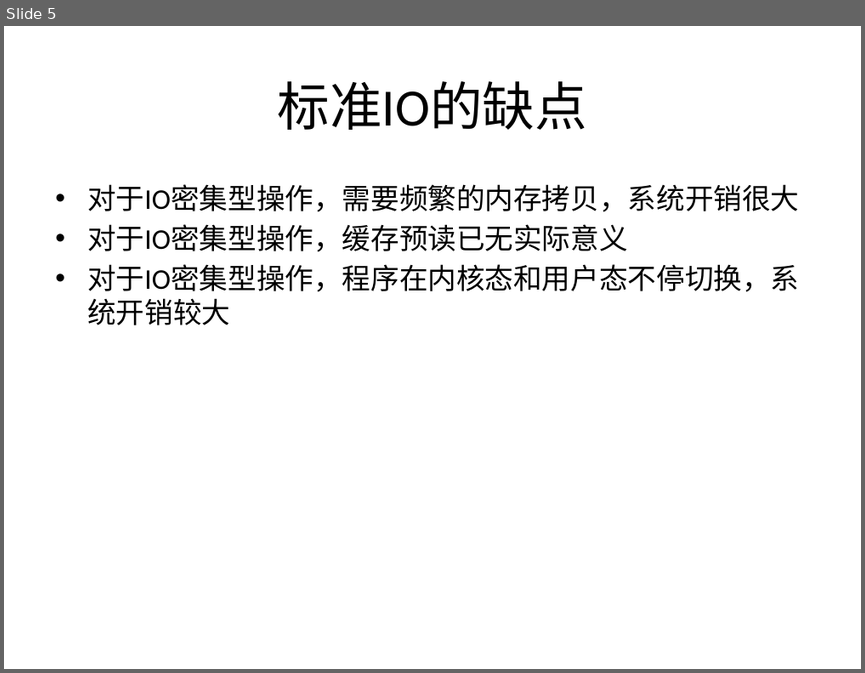
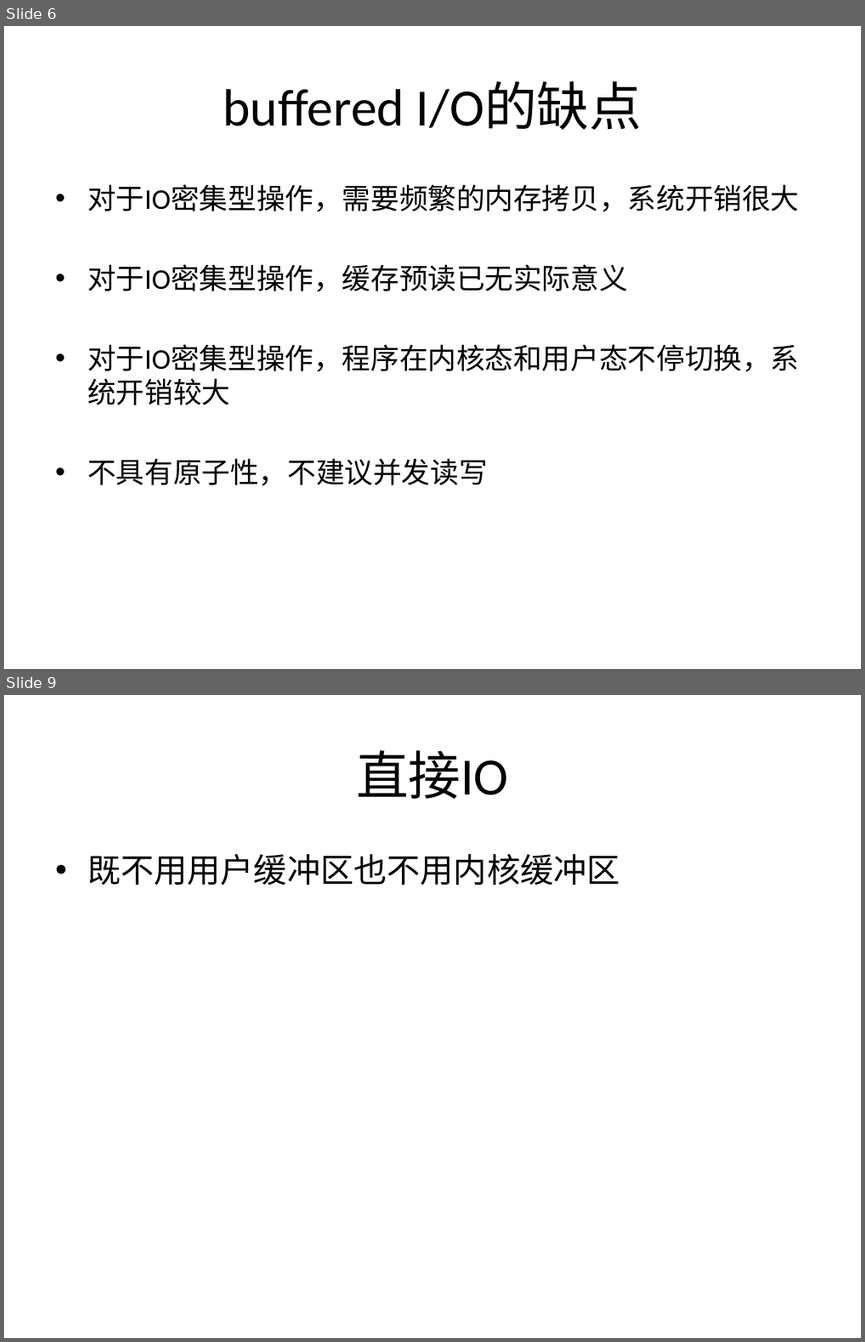
Before and after one commit to liuendy/practice, a slide deck: IO.pptx. Shown one above the other, each under a label of ours: slide 5 before the commit, slides 6 and 9 after it; the slides between them are not shown. The pictures are 865x673 and 865x1342 pixels, drawn with LibreOffice and Linux fonts; fonts in the diff are those of the drawing. Boxes give left, top, right and bottom in pixels: in the first picture for what was removed or moved away, otherwise in the second. Text is boxed around its words. In the diff, an @@ line names an element or a change of style, - is before the commit and + after.

```diff
--- a/IO.pptx
+++ b/IO.pptx
@@ slide 9 added at (x1=4, y1=695, x2=861, y2=1338), background #FFFFFF @@
@@ title added at (x1=356, y1=750, x2=509, y2=799), 44 pt, text #000000 @@
+直接IO
@@ text added at (x1=87, y1=854, x2=619, y2=885), 28 pt, text #000000 @@
+• 既不用用户缓冲区也不用内核缓冲区
@@ what was slide 5 is now slide 6 @@
@@ slide 6 changed as well @@
@@ title at (x1=223, y1=82, x2=642, y2=130): text changed @@
-标准IO的缺点
+buffered I/O的缺点
@@ text at (x1=87, y1=458, x2=487, y2=486): paragraph added @@
+• 不具有原子性，不建议并发读写
```
Also in this commit, not shown: 5 other slides changed, 2 other slides added, 1 other file.
